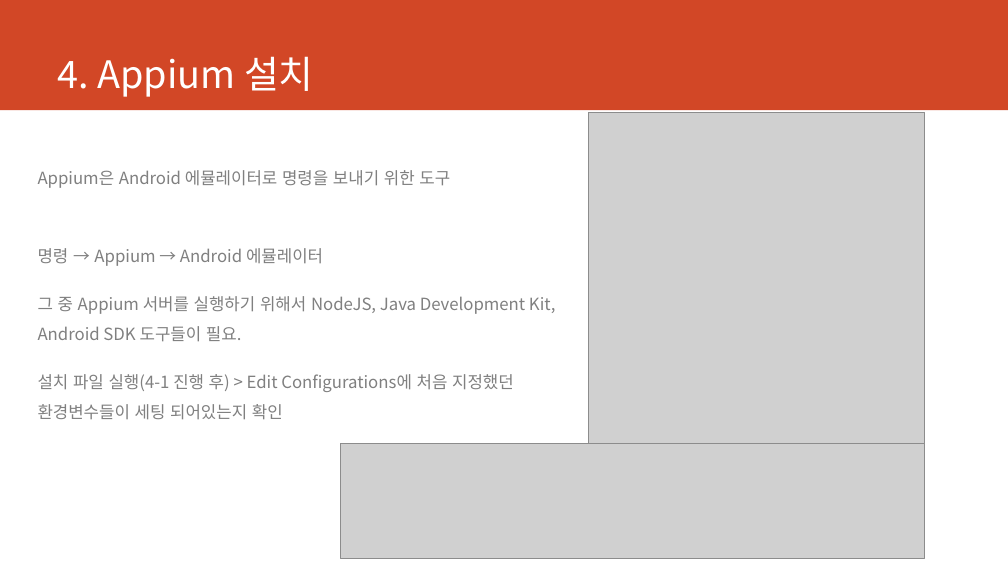
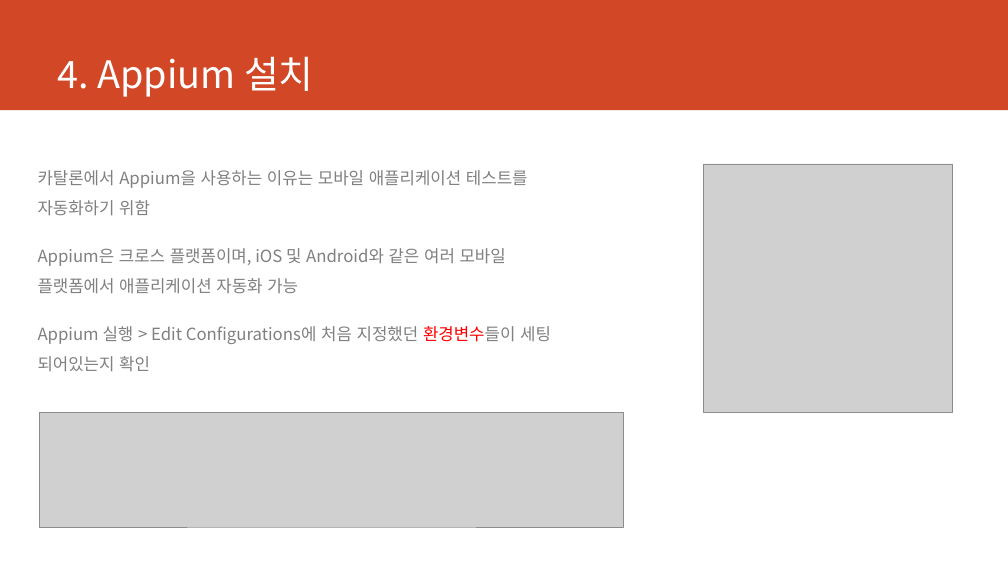
Before and after one commit to jykim240106/katalon, a slide deck: slide 7 of Katalon 설치 가이드.pptx (slide 5 before the commit). Drawn at 1008x567 pixels with LibreOffice and Linux fonts; fonts in the diff are those of the drawing; grey boxes stand for pictures. Boxes give left, top, right and bottom in pixels: in the first picture for what was removed or moved away, otherwise in the second. Text is boxed around its words. In the diff, an @@ line names an element or a change of style, - is before the commit and + after.

```diff
--- a/Katalon 설치 가이드.pptx
+++ b/Katalon 설치 가이드.pptx
@@ text at box(38, 170, 551, 372): text changed @@
-Appium은 Android 에뮬레이터로 명령을 보내기 위한 도구
-명령 → Appium → Android 에뮬레이터
-그 중 Appium 서버를 실행하기 위해서 NodeJS, Java Development Kit, Android SDK 도구들이 필요.
-설치 파일 실행(4-1 진행 후) > Edit Configurations에 처음 지정했던 환경변수들이 세팅 되어있는지 확인
+카탈론에서 Appium을 사용하는 이유는 모바일 애플리케이션 테스트를 자동화하기 위함
+Appium은 크로스 플랫폼이며, iOS 및 Android와 같은 여러 모바일 플랫폼에서 애플리케이션 자동화 가능
+Appium 실행 > Edit Configurations에 처음 지정했던 환경변수들이 세팅 되어있는지 확인
@@ picture: place and size @@
-picture at box(589, 113, 926, 448)
+picture at box(703, 164, 953, 412)
@@ picture: place and size @@
-picture at box(341, 444, 926, 559)
+picture at box(40, 412, 625, 527)
```
Also in this commit, not shown: 5 other slides changed, 3 slides added.
